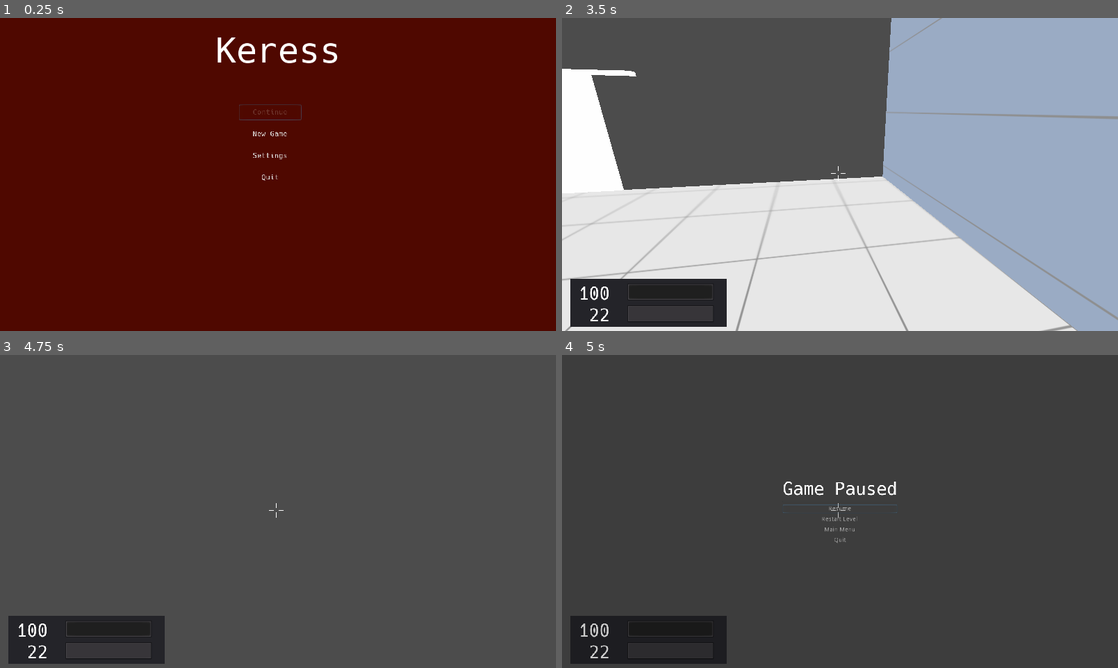
Above: before the commit, frames 1-4 (two rows, left to right).
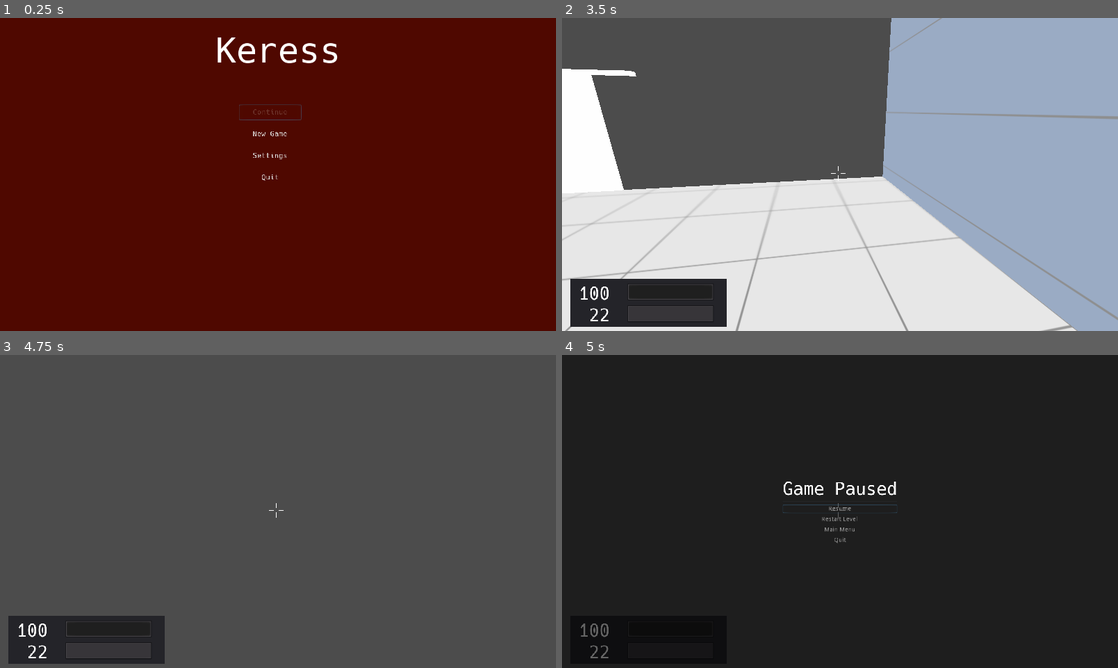
Above: after the commit, the same moments.

Repository: duckinator/keress
Game: Godot game, scene res://menus/MainMenu.tscn
Same seed, same stepped clock (60 frames per second), same inputs: the game is played once before the commit and once after it.
Inputs (mouse positions are in pixels of both pictures, inside the frame that each line leads up to):
- Up to frame 1 (0.25 s): no input
- Up to frame 2 (3.5 s): click "New Game" at 0.5 s; tap Enter at 1.25 s; move the mouse to (867, 174) at 1.27 s; press the mouse at (867, 174) at 1.28 s; hold W (movement_forward) from 1.28 s (still down); tap Space (movement_jump) at 1.52, 2.27 s; move the mouse to (812, 174) at 2.02 s; release the mouse at (812, 174) at 2.03 s; tap 1 at 2.1 s; move the mouse to (851, 168) at 2.77 s; hold 2 from 2.78 s (still down)
- Up to frame 3 (4.75 s): keep holding W (movement_forward); move the mouse to (272, 517) at 3.52 s; release 2 at 3.53 s; tap 3 at 3.6 s; tap Space (movement_jump) at 3.77, 4.25, 4.52 s; move the mouse to (316, 514) at 4.27 s; hold 4 from 4.28 s (still down)
- Up to frame 4 (5 s): keep holding W (movement_forward); keep holding 4; tap Escape (ui_cancel) at 4.9 s

Frames 1-3 are identical in both runs. In frame 4, 95% of the frame differs, in the area x 0-100%, y 0-100%.

Commit message:
vastly improve pause menu

Diff:
--- a/src/Game.gd
+++ b/src/Game.gd
@@ -4,7 +4,6 @@
 const DEBUG_SCENE = preload("res://overlays/Debug_Display.tscn")
 const PAUSE_SCENE = preload("res://overlays/Pause_Popup.tscn")
 var popup = null
-var closing_popup= false
 
 var canvas_layer
 var debug_display = null
@@ -21,61 +20,47 @@
 	current_level = Settings.fetch("current_level", 1)
 
 func _process(_delta):
+	# If we're not playing, hide the pause menu.
 	if not playing:
-		close_popup()
+		resume()
 		return
 
-	if closing_popup:
-		closing_popup = false
-		return
+	if Input.is_action_just_pressed("ui_cancel"):
+		if popup == null:
+			pause()
+		else:
+			resume()
 
-	if not Input.is_action_just_pressed("ui_cancel"):
-		return
-
-	if popup != null:
-		return
-
+func pause():
 	popup = PAUSE_SCENE.instance()
-
 	var vbox = popup.get_node("CenterContainer/VBoxContainer")
-
-	vbox.get_node("Resume_Button").connect("pressed", self, "popup_resume")
-	vbox.get_node("Reload_Button").connect("pressed", self, "popup_reload")
-	vbox.get_node("Menu_Button").connect("pressed", self, "popup_menu")
-	vbox.get_node("Quit_Button").connect("pressed", self, "popup_quit")
+	vbox.get_node("Resume_Button").connect("pressed", self, "resume")
+	vbox.get_node("Reload_Button").connect("pressed", self, "restart_level")
+	vbox.get_node("Menu_Button").connect("pressed", self, "main_menu")
+	vbox.get_node("Quit_Button").connect("pressed", self, "quit")
 	popup.connect("popup_hide", self, "popup_resume")
-
 	canvas_layer.add_child(popup)
-
 	focus_first_control(vbox)
-
 	Input.set_mouse_mode(Input.MOUSE_MODE_VISIBLE)
-
 	get_tree().paused = true
 	self.pause_mode = PAUSE_MODE_PROCESS
 
-func popup_resume():
-	close_popup()
-
-func popup_reload():
-	close_popup()
-	reload_level = true
-
-func popup_menu():
-	Input.set_mouse_mode(Input.MOUSE_MODE_VISIBLE)
-	close_popup()
-	load_scene(MAIN_MENU_PATH)
-
-func popup_quit():
-	quit()
-
-func close_popup():
+func resume():
 	get_tree().paused = false
-
 	if popup != null:
 		popup.queue_free()
 		popup = null
-		closing_popup = true
+
+func restart_level():
+	resume()
+	reload_level = true
+
+func main_menu():
+	resume()
+	load_scene(MAIN_MENU_PATH)
+
+func quit():
+	get_tree().quit()
 
 func add_debug_display():
 	if debug_display == null:
@@ -124,9 +109,6 @@
 		Console.error("Couldn't load next level (" + str(current_level) + ").")
 		Console.error(err)
 
-func restart_level():
-	load_level(current_level)
-
 func spawn_scene(asset, pos=null, rot=null):
 	var scene = load("res://" + asset + ".tscn")
 	var scene_instance = scene.instance()
@@ -146,9 +128,6 @@
 	else:
 		Console.error("Couldn't find a spawn point!")
 	return spawns[rand_range(0, len(spawns))]
-
-func quit():
-	get_tree().quit()
 
 func spawn_player(scene):
 	var spawn = find_spawn_point(scene)
--- a/src/overlays/Pause_Popup.tscn
+++ b/src/overlays/Pause_Popup.tscn
@@ -9,7 +9,7 @@
 [node name="Pause_Popup" type="ColorRect"]
 anchor_right = 1.0
 anchor_bottom = 1.0
-color = Color( 0, 0, 0, 0.2 )
+color = Color( 0, 0, 0, 0.6 )
 
 [node name="CenterContainer" type="CenterContainer" parent="."]
 margin_right = 1280.0
@@ -38,6 +38,7 @@
 margin_top = 60.0
 margin_right = 264.0
 margin_bottom = 80.0
+focus_neighbour_top = NodePath("../Quit_Button")
 text = "Resume"
 flat = true
 
@@ -59,5 +60,6 @@
 margin_top = 132.0
 margin_right = 264.0
 margin_bottom = 152.0
+focus_neighbour_bottom = NodePath("../Resume_Button")
 text = "Quit"
 flat = true
